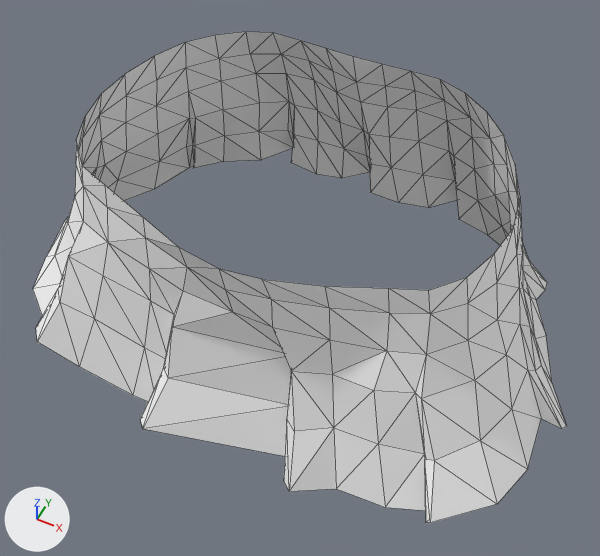
What one commit did to the glTF model apps/web/public/assets/3dx/clothes/bottom/3dx_f_bottom_skirt_short.glb.
One viewpoint serves both versions: a 50 mm camera at (0.187, -0.379, 1.346) aimed at (0.008, -0.021, 0.898). Lighting does not change. The marker at lower left points along +X, +Y and +Z. The picture after the commit comes second. Mesh edges are drawn as thin lines. Vertices at exactly the same position are counted once.

The scene before the commit, as lines of its bpy script (objects in view):
```python
me_skirt_2 = bpy.data.meshes.new('skirt_2')
me_skirt_2.from_pydata(...)  # 244 vertices, 403 faces; spans x -0.216..0.214, y -0.137..0.139, z 0.81..1.024
me_skirt_2.materials.append(mat_skin)  # white #ffffff
ob_skirt_2 = bpy.data.objects.new('skirt_2', me_skirt_2)
ob_skirt_2.location = (0.0, 0.0, 0.0)
```
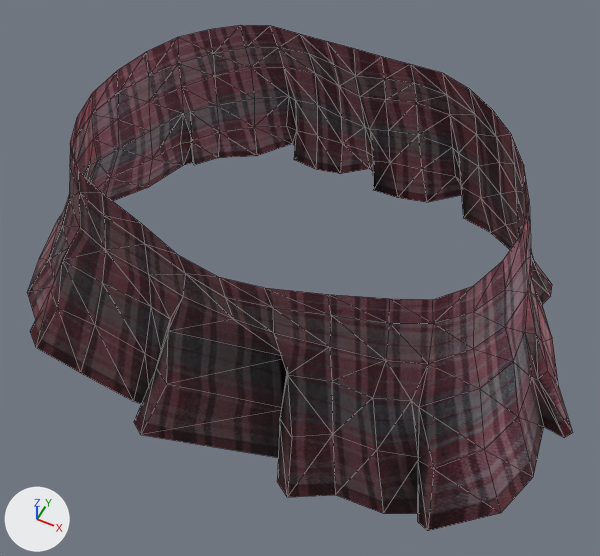
The change, as a diff of the scene's bpy script:
```diff
--- a/apps/web/public/assets/3dx/clothes/bottom/3dx_f_bottom_skirt_short.glb.py
+++ b/apps/web/public/assets/3dx/clothes/bottom/3dx_f_bottom_skirt_short.glb.py
@@ img_3dx_f_bottom_skirt_short_diffuse @@
+img_3dx_f_bottom_skirt_short_diffuse = load_image('3dx_f_bottom_skirt_short_diffuse', '_unpacked/3dx_f_bottom_skirt_short_diffuse', 512, 512, 'sRGB')
@@ img_3dx_f_bottom_skirt_short_normal @@
+img_3dx_f_bottom_skirt_short_normal = load_image('3dx_f_bottom_skirt_short_normal', '_unpacked/3dx_f_bottom_skirt_short_normal', 512, 512, 'Non-Color')
@@ mat_skirt_2 @@
+mat_skirt_2 = bpy.data.materials.new('skirt_2')
+# uses the picture img_3dx_f_bottom_skirt_short_diffuse
+# uses the picture img_3dx_f_bottom_skirt_short_normal
@@ me_skirt_2 @@
 # used by ob_skirt_2; location = (0.0, 0.0, 0.0)
-me_skirt_2.from_pydata(...)  # 244 vertices, 403 faces; spans x -0.216..0.214, y -0.137..0.139, z 0.81..1.024
-me_skirt_2.materials.append(mat_skin)  # white #ffffff
+me_skirt_2.from_pydata(...)  # 244 vertices, 403 faces; spans x -0.221..0.219, y -0.14..0.137, z 0.805..1.03
+# me_skirt_2 part 1: 244 of 244 vertices moved; they spanned x -0.216..0.214, y -0.137..0.139, z 0.81..1.024 and now span x -0.221..0.219, y -0.14..0.137, z 0.805..1.03; mean shift (0.0, -0.002, 0.001)
+me_skirt_2.materials.append(mat_skirt_2)
```

Where the change shows, as pixel boxes (x1, y1, x2, y2) in the pictures (600 x 556 px):
'skirt_2', recoloured, reshaped (darker)
    before: (33, 32, 567, 523)
    after: (27, 25, 573, 531)
